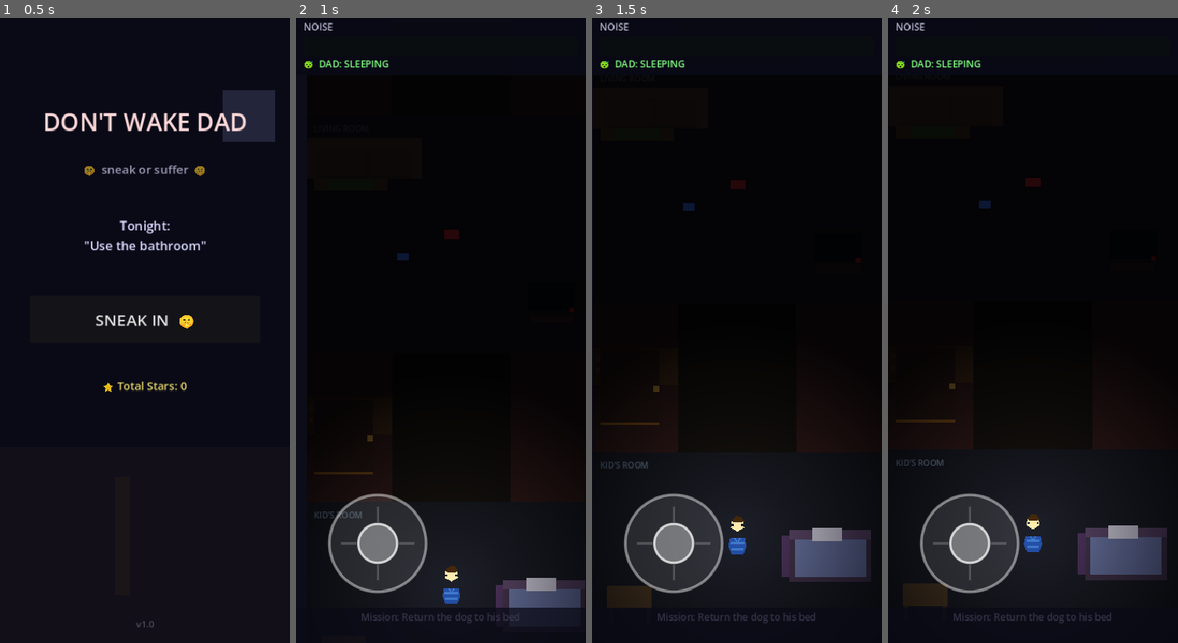
Above: before the commit, frames 1-4 (left to right).
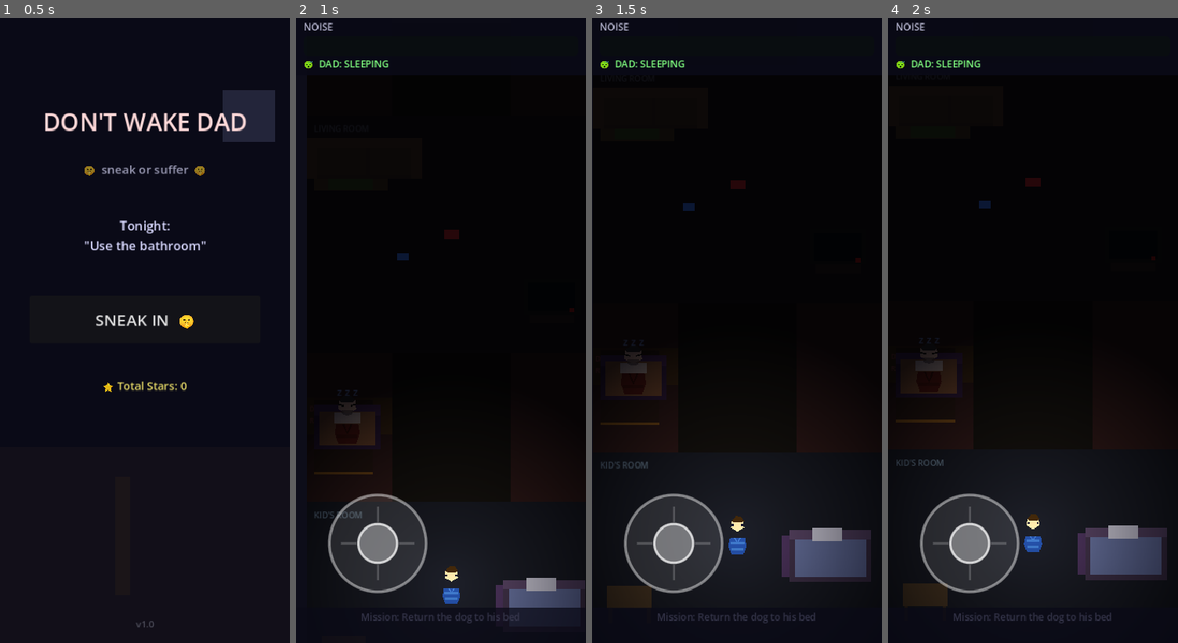
Above: after the commit, the same moments.

Repository: whitzytraiding-max/Game-idea
Game: Godot game, scene res://scenes/main_menu.tscn
Two runs of this game, one before a commit and one after it. Both use one fixed random seed, a clock stepped at 60 frames per second and the inputs below. Sound files missing from this copy of the repository are replaced by a short silence.
Inputs (mouse positions are in pixels of both pictures, inside the frame that each line leads up to):
- Up to frame 1 (0.5 s): no input
- Up to frame 2 (1 s): click "SNEAK IN 🤫" at 0.5 s
- Up to frame 3 (1.5 s): move the mouse to (800, 299) at 1.27 s; click (800, 299) at 1.42 s
- Up to frame 4 (2 s): no input

Frame 1 is identical in both runs. In frame 2, 0.4% of the frame differs, in the area x 11-28%, y 59-69%; in frame 3, 0.4%; in frame 4, 0.4%.

Commit message:
Fix Give Up button, mission sync, Dad position, and voice quality
Give Up button:
- Set CaughtOverlay.process_mode = ALWAYS so buttons respond while
  game tree is paused (was silently doing nothing when game paused)

Mission sync:
- game.gd _collect_objectives() now calls set_mission() on each
  objective node, passing GameManager.current_objective so the
  objective's description matches the randomly assigned mission
- objective.gd: added set_mission(text) method

Dad position:
- DadStart moved from (195, 80) in the Kitchen (right next to the
  fridge — made the game unwinnable) to (55, 1040) in his bedroom
  area in Hallway 2 where the DAD'S ROOM door indicator is
- Added dad's bed with frame, headboard, sheets and pillow visuals
  at the same position so he visually sleeps in a bed

Voice quality:
- Replaced robotic macOS Grandpa TTS with Google TTS (gtts library)
- All 5 voice lines regenerated as MP3 (much more natural):
  dad_got_you: "GOT YA! Get back to bed!"
  dad_angry: "It is 2 in the morning! GO BACK TO BED!"
  dad_searching: "I know you're there... come out right now."
  dad_returning: "Must have been the cat... hmph."
  dad_stir: "Huh? What was that?"
- _play_voice() now tries MP3 first, falls back to WAV

Co-Authored-By: Claude Sonnet 4.6 <noreply@anthropic.com>

Diff:
--- a/dont-wake-dad/levels/level_1.tscn
+++ b/dont-wake-dad/levels/level_1.tscn
@@ -589,8 +589,29 @@
 
 ; ═══ SPAWN MARKERS ═════════════════════════════════════════════════════════
 
+; ── Dad's bed (in his room, left side of hallway 2) ──────────────────────────
+[node name="DadBedFrame" type="Polygon2D" parent="."]
+position = Vector2(55, 1040)
+polygon = PackedVector2Array(-45, -30, 45, -30, 45, 30, -45, 30)
+color = Color(0.2, 0.12, 0.25, 1)
+
+[node name="DadBedHeadboard" type="Polygon2D" parent="."]
+position = Vector2(55, 1010)
+polygon = PackedVector2Array(-45, 0, 45, 0, 45, 14, -45, 14)
+color = Color(0.28, 0.16, 0.32, 1)
+
+[node name="DadBedSheets" type="Polygon2D" parent="."]
+position = Vector2(55, 1040)
+polygon = PackedVector2Array(-38, -22, 38, -22, 38, 24, -38, 24)
+color = Color(0.5, 0.32, 0.2, 1)
+
+[node name="DadBedPillow" type="Polygon2D" parent="."]
+position = Vector2(55, 1020)
+polygon = PackedVector2Array(-18, 0, 18, 0, 18, 14, -18, 14)
+color = Color(0.75, 0.68, 0.6, 1)
+
 [node name="PlayerStart" type="Marker2D" parent="."]
 position = Vector2(195, 1260)
 
 [node name="DadStart" type="Marker2D" parent="."]
-position = Vector2(195, 80)
+position = Vector2(55, 1040)
--- a/dont-wake-dad/scripts/dad.gd
+++ b/dont-wake-dad/scripts/dad.gd
@@ -44,7 +44,9 @@
 	if snore and _snore_audio:
 		_snore_audio.stream = snore
 		_snore_audio.finished.connect(_on_snore_finished)
-	var yell: Resource = load("res://audio/dad/dad_got_you.wav")
+	var yell: Resource = load("res://audio/dad/dad_got_you.mp3")
+	if not yell:
+		yell = load("res://audio/dad/dad_got_you.wav")
 	if yell and _yell_audio:
 		_yell_audio.stream = yell
 	var step: Resource = load("res://audio/dad/dad_footstep.wav")
@@ -56,7 +58,11 @@
 		_snore_audio.play()
 
 func _play_voice(filename: String, vol: float = 0.0) -> void:
-	var s: Resource = load("res://audio/dad/" + filename)
+	# Try MP3 first (Google TTS), fall back to WAV (macOS TTS)
+	var mp3_name := filename.replace(".wav", ".mp3")
+	var s: Resource = load("res://audio/dad/" + mp3_name)
+	if not s:
+		s = load("res://audio/dad/" + filename)
 	if not s:
 		return
 	var p := AudioStreamPlayer.new()
--- a/dont-wake-dad/scripts/game.gd
+++ b/dont-wake-dad/scripts/game.gd
@@ -35,6 +35,8 @@
 	_dad.player = _player
 	if _caught_overlay:
 		_caught_overlay.visible = false
+		# Must process while paused so buttons work when game is paused
+		_caught_overlay.process_mode = Node.PROCESS_MODE_ALWAYS
 		_caught_overlay.get_node("GiveUpButton").pressed.connect(_on_give_up)
 		_caught_overlay.get_node("ExtraLifeButton").pressed.connect(_on_extra_life)
 	# Load and start ambient audio
@@ -93,6 +95,9 @@
 
 func _collect_objectives() -> void:
 	for node in _get_nodes_in_group_from(_current_level, "objective"):
+		# Sync this objective's label with the randomly assigned mission
+		if node.has_method("set_mission"):
+			node.set_mission(GameManager.current_objective)
 		if node.has_method("pulse"):
 			node.pulse()
 
--- a/dont-wake-dad/scripts/objective.gd
+++ b/dont-wake-dad/scripts/objective.gd
@@ -21,6 +21,9 @@
 	var s: Resource = load("res://audio/sfx/success.wav")
 	if s and _audio:
 		_audio.stream = s
+
+func set_mission(mission_text: String) -> void:
+	objective_description = mission_text
 
 func _on_body_entered(body: Node) -> void:
 	if not body.is_in_group("player") or _completed:
Not shown, added: dont-wake-dad/audio/dad/dad_angry.mp3.import
Not shown, added: dont-wake-dad/audio/dad/dad_got_you.mp3.import
Not shown, added: dont-wake-dad/audio/dad/dad_returning.mp3.import
Not shown, added: dont-wake-dad/audio/dad/dad_searching.mp3.import
Not shown, added: dont-wake-dad/audio/dad/dad_stir.mp3.import
Not shown, added: dont-wake-dad/audio/dad/dad_angry.mp3
Not shown, added: dont-wake-dad/audio/dad/dad_got_you.mp3
Not shown, added: dont-wake-dad/audio/dad/dad_returning.mp3
Not shown, added: dont-wake-dad/audio/dad/dad_searching.mp3
Not shown, added: dont-wake-dad/audio/dad/dad_stir.mp3
